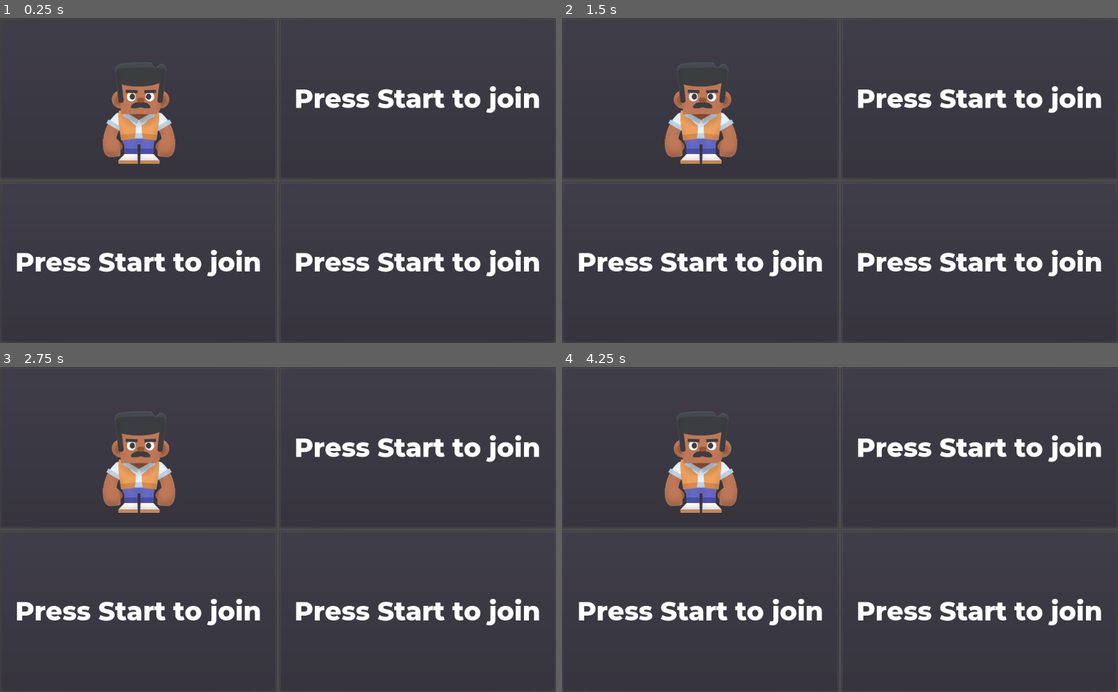
Above: before the commit, frames 1-4 (two rows, left to right).
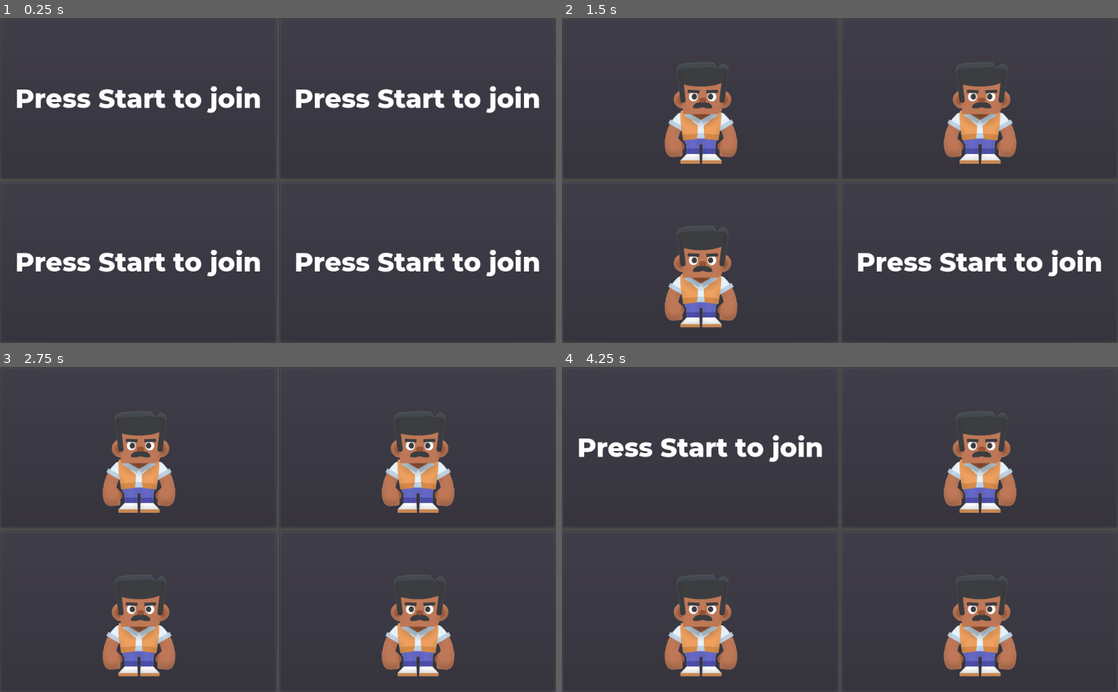
Above: after the commit, the same moments.

Repository: ndchoate/ZombieGame
Game: Godot game, scene res://UI/PlayerJoinScreen.tscn
Two runs of this game, one before a commit and one after it. Both use one fixed random seed, a clock stepped at 60 frames per second and the inputs below. This scene is started directly instead of the project's main scene.
Inputs:
- Up to frame 1 (0.25 s): no input
- Up to frame 2 (1.5 s): tap Enter (enter_keyboard, bound only after the commit) at 0.5, 1.35 s; hold Enter (enter_keyboard, bound only after the commit) 0.53-1.28 s
- Up to frame 3 (2.75 s): tap Enter (enter_keyboard, bound only after the commit) at 2 s; hold Enter (enter_keyboard, bound only after the commit) from 2.03 s (still down)
- Up to frame 4 (4.25 s): release Enter (enter_keyboard, bound only after the commit) at 2.78 s; tap Enter (enter_keyboard, bound only after the commit) at 2.85, 3.5 s; hold Enter (enter_keyboard, bound only after the commit) from 3.53 s (still down); tap Escape (esc_keyboard, bound only after the commit) at 4.15 s

The runs differ from the first frame. In frame 1, 3.5% of the frame differs, in the area x 3-47%, y 13-45%; in frame 2, 6.9%; in frame 3, 10%; in frame 4, 14%, in the area x 3-97%, y 13-96%.

Commit message:
Detect different devices and map them to a player ID on PlayerJoinScreen

Diff:
--- /dev/null
+++ b/LocalPlayerMap.gd
@@ -0,0 +1,62 @@
+extends Node
+
+
+onready var playerToDevice = {
+	"player1": null,
+	"player2": null,
+	"player3": null,
+	"player4": null
+}
+
+
+"""
+Add a device to the local co-op player map. At the time of this writing, these
+will only be controllers
+
+Returns - (int) the player ID that the device was assigned to
+"""
+func add_device(device_id):
+	if playerToDevice["player1"] == null:
+		playerToDevice["player1"] = device_id
+		return 1
+	if playerToDevice["player2"] == null:
+		playerToDevice["player2"] = device_id
+		return 2
+	elif playerToDevice["player3"] == null:
+		playerToDevice["player3"] = device_id
+		return 3
+	elif playerToDevice["player4"] == null:
+		playerToDevice["player4"] = device_id
+		return 4
+	else:
+		print("Max number of players reached")
+		return null
+
+
+"""
+Remove a device to the local co-op player map. At the time of this writing, these
+will only be controllers
+
+Returns - (int) the ID of the player that was removed
+"""
+func remove_device(device_id):
+	var player1DeviceId = playerToDevice.get("player1")
+	var player2DeviceId = playerToDevice.get("player2")
+	var player3DeviceId = playerToDevice.get("player3")
+	var player4DeviceId = playerToDevice.get("player4")
+
+	if device_id == player1DeviceId:
+		playerToDevice["player1"] = null
+		return 1
+	elif device_id == player2DeviceId:
+		playerToDevice["player2"] = null
+		return 2
+	elif device_id == player3DeviceId:
+		playerToDevice["player3"] = null
+		return 3
+	elif device_id == player4DeviceId:
+		playerToDevice["player4"] = null
+		return 4
+	else:
+		print("Player ID for device " + str(device_id) + " not found")
+		return null
--- /dev/null
+++ b/Players/LocalPlayerMap.tscn
@@ -0,0 +1,6 @@
+[gd_scene load_steps=2 format=2]
+
+[ext_resource path="res://LocalPlayerMap.gd" type="Script" id=1]
+
+[node name="LocalPlayerMap" type="Node"]
+script = ExtResource( 1 )
--- a/Players/Player.gd
+++ b/Players/Player.gd
@@ -42,8 +42,6 @@
 	input_vector.x = Input.get_action_strength("right%s" % ID) - Input.get_action_strength("left%s" % ID)
 	input_vector.y = Input.get_action_strength("down%s" % ID) - Input.get_action_strength("up%s" % ID)
 
-
-
 	input_vector = input_vector.normalized()
 
 	if input_vector != Vector2.ZERO:
--- /dev/null
+++ b/UI/PlayerJoinScreen.gd
@@ -0,0 +1,59 @@
+extends Control
+
+onready var player1Label = $"GridContainer/Player1Container/Label"
+onready var player1Texture = $"GridContainer/Player1Container/TextureRect"
+
+onready var player2Label = $"GridContainer/Player2Container/Label"
+onready var player2Texture = $"GridContainer/Player2Container/TextureRect"
+
+onready var player3Label = $"GridContainer/Player3Container/Label"
+onready var player3Texture = $"GridContainer/Player3Container/TextureRect"
+
+onready var player4Label = $"GridContainer/Player4Container/Label"
+onready var player4Texture = $"GridContainer/Player4Container/TextureRect"
+
+onready var playerLabels = [player1Label, player2Label, player3Label, player4Label]
+onready var playerTextures = [player1Texture, player2Texture, player3Texture, player4Texture]
+
+onready var localPlayerMap = $"/root/LocalPlayerMap"
+
+func _input(event):
+	var device_id = event.get_device()
+
+	if event.is_action_pressed("start_controller"):
+		add_device_to_local_player_map(device_id)
+
+	if event.is_action_pressed("enter_keyboard"):
+		# A device_id of -1 here will signify the keyboard
+		device_id = -1
+		add_device_to_local_player_map(device_id)
+
+	if event.is_action_pressed("back_controller"):
+		remove_device_from_local_player_map(device_id)
+
+	if event.is_action_pressed("esc_keyboard"):
+		# A device_id of -1 here will signify the keyboard
+		device_id = -1
+		remove_device_from_local_player_map(device_id)
+
+
+func add_device_to_local_player_map(device_id):
+	var assigned_player_id = localPlayerMap.add_device(device_id)
+	if assigned_player_id != null:
+		# Player successfully added. Show avatar
+		var playerLabel = playerLabels[assigned_player_id - 1]
+		var playerTexture = playerTextures[assigned_player_id - 1]
+
+		playerLabel.hide()
+		playerTexture.show()
+
+
+func remove_device_from_local_player_map(device_id):
+	var removed_player_id = localPlayerMap.remove_device(device_id)
+	if removed_player_id != null:
+		# Player successfully removed. Hide avatar, show label
+		var playerLabel = playerLabels[removed_player_id - 1]
+		var playerTexture = playerTextures[removed_player_id - 1]
+
+		playerLabel.show()
+		playerTexture.hide()
--- a/UI/PlayerJoinScreen.tscn
+++ b/UI/PlayerJoinScreen.tscn
@@ -1,7 +1,8 @@
-[gd_scene load_steps=4 format=2]
+[gd_scene load_steps=5 format=2]
 
 [ext_resource path="res://Assets/Player1/malePerson_frame.png" type="Texture" id=1]
 [ext_resource path="res://UI/fonts/Montserrat-ExtraBold.ttf" type="DynamicFontData" id=2]
+[ext_resource path="res://UI/PlayerJoinScreen.gd" type="Script" id=3]
 
 [sub_resource type="DynamicFont" id=1]
 size = 48
@@ -10,6 +11,7 @@
 [node name="PlayerJoinScreen" type="Control"]
 anchor_right = 1.0
 anchor_bottom = 1.0
+script = ExtResource( 3 )
 __meta__ = {
 "_edit_use_anchors_": false
 }
@@ -22,28 +24,13 @@
 "_edit_use_anchors_": false
 }
 
-[node name="CenterContainer" type="PanelContainer" parent="GridContainer"]
+[node name="Player1Container" type="PanelContainer" parent="GridContainer"]
 margin_right = 510.0
 margin_bottom = 298.0
 size_flags_horizontal = 3
 size_flags_vertical = 3
 
-[node name="TextureRect" type="TextureRect" parent="GridContainer/CenterContainer"]
-margin_left = 7.0
-margin_top = 7.0
-margin_right = 503.0
-margin_bottom = 291.0
-texture = ExtResource( 1 )
-stretch_mode = 4
-
-[node name="CenterContainer2" type="PanelContainer" parent="GridContainer"]
-margin_left = 514.0
-margin_right = 1024.0
-margin_bottom = 298.0
-size_flags_horizontal = 3
-size_flags_vertical = 3
-
-[node name="Label" type="Label" parent="GridContainer/CenterContainer2"]
+[node name="Label" type="Label" parent="GridContainer/Player1Container"]
 margin_left = 7.0
 margin_top = 119.0
 margin_right = 503.0
@@ -52,14 +39,23 @@
 text = "Press Start to join"
 align = 1
 
-[node name="CenterContainer3" type="PanelContainer" parent="GridContainer"]
-margin_top = 302.0
-margin_right = 510.0
-margin_bottom = 600.0
+[node name="TextureRect" type="TextureRect" parent="GridContainer/Player1Container"]
+visible = false
+margin_left = 7.0
+margin_top = 7.0
+margin_right = 503.0
+margin_bottom = 291.0
+texture = ExtResource( 1 )
+stretch_mode = 4
+
+[node name="Player2Container" type="PanelContainer" parent="GridContainer"]
+margin_left = 514.0
+margin_right = 1024.0
+margin_bottom = 298.0
 size_flags_horizontal = 3
 size_flags_vertical = 3
 
-[node name="Label" type="Label" parent="GridContainer/CenterContainer3"]
+[node name="Label" type="Label" parent="GridContainer/Player2Container"]
 margin_left = 7.0
 margin_top = 119.0
 margin_right = 503.0
@@ -68,7 +64,41 @@
 text = "Press Start to join"
 align = 1
 
-[node name="CenterContainer4" type="PanelContainer" parent="GridContainer"]
+[node name="TextureRect" type="TextureRect" parent="GridContainer/Player2Container"]
+visible = false
+margin_left = 7.0
+margin_top = 7.0
+margin_right = 503.0
+margin_bottom = 291.0
+texture = ExtResource( 1 )
+stretch_mode = 4
+
+[node name="Player3Container" type="PanelContainer" parent="GridContainer"]
+margin_top = 302.0
+margin_right = 510.0
+margin_bottom = 600.0
+size_flags_horizontal = 3
+size_flags_vertical = 3
+
+[node name="Label" type="Label" parent="GridContainer/Player3Container"]
+margin_left = 7.0
+margin_top = 119.0
+margin_right = 503.0
+margin_bottom = 179.0
+custom_fonts/font = SubResource( 1 )
+text = "Press Start to join"
+align = 1
+
+[node name="TextureRect" type="TextureRect" parent="GridContainer/Player3Container"]
+visible = false
+margin_left = 7.0
+margin_top = 7.0
+margin_right = 503.0
+margin_bottom = 291.0
+texture = ExtResource( 1 )
+stretch_mode = 4
+
+[node name="Player4Container" type="PanelContainer" parent="GridContainer"]
 margin_left = 514.0
 margin_top = 302.0
 margin_right = 1024.0
@@ -76,7 +106,7 @@
 size_flags_horizontal = 3
 size_flags_vertical = 3
 
-[node name="Label" type="Label" parent="GridContainer/CenterContainer4"]
+[node name="Label" type="Label" parent="GridContainer/Player4Container"]
 margin_left = 7.0
 margin_top = 119.0
 margin_right = 503.0
@@ -84,3 +114,12 @@
 custom_fonts/font = SubResource( 1 )
 text = "Press Start to join"
 align = 1
+
+[node name="TextureRect" type="TextureRect" parent="GridContainer/Player4Container"]
+visible = false
+margin_left = 7.0
+margin_top = 7.0
+margin_right = 503.0
+margin_bottom = 291.0
+texture = ExtResource( 1 )
+stretch_mode = 4
--- a/project.godot
+++ b/project.godot
@@ -17,6 +17,10 @@
 
 config/name="Zombie Game"
 run/main_scene="res://World/World.tscn"
+
+[autoload]
+
+LocalPlayerMap="*res://Players/LocalPlayerMap.tscn"
 
 [input]
 
@@ -61,6 +65,26 @@
 "events": [ Object(InputEventKey,"resource_local_to_scene":false,"resource_name":"","device":0,"alt":false,"shift":false,"control":false,"meta":false,"command":false,"pressed":false,"scancode":16777231,"unicode":0,"echo":false,"script":null)
  ]
 }
+start_controller={
+"deadzone": 0.5,
+"events": [ Object(InputEventJoypadButton,"resource_local_to_scene":false,"resource_name":"","device":-1,"button_index":11,"pressure":0.0,"pressed":false,"script":null)
+ ]
+}
+back_controller={
+"deadzone": 0.5,
+"events": [ Object(InputEventJoypadButton,"resource_local_to_scene":false,"resource_name":"","device":-1,"button_index":1,"pressure":0.0,"pressed":false,"script":null)
+ ]
+}
+enter_keyboard={
+"deadzone": 0.5,
+"events": [ Object(InputEventKey,"resource_local_to_scene":false,"resource_name":"","device":0,"alt":false,"shift":false,"control":false,"meta":false,"command":false,"pressed":false,"scancode":16777221,"unicode":0,"echo":false,"script":null)
+ ]
+}
+esc_keyboard={
+"deadzone": 0.5,
+"events": [ Object(InputEventKey,"resource_local_to_scene":false,"resource_name":"","device":0,"alt":false,"shift":false,"control":false,"meta":false,"command":false,"pressed":false,"scancode":16777217,"unicode":0,"echo":false,"script":null)
+ ]
+}
 
 [rendering]
 
Not shown: 3 places in UI/MainMenu.tscn that only renumber resources
